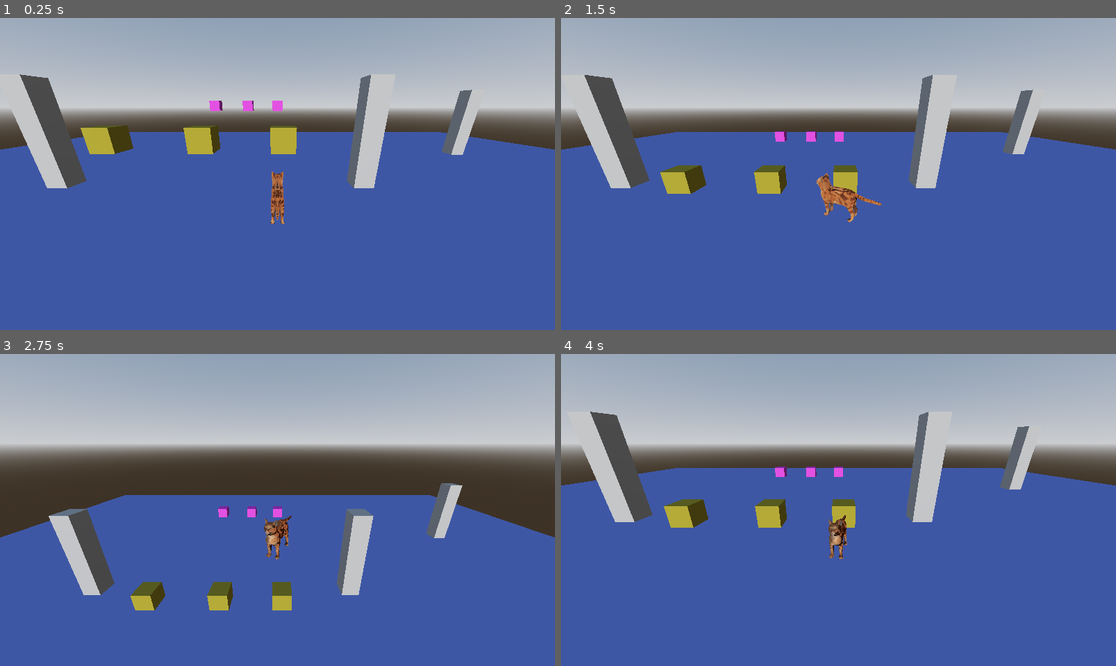
Above: before the commit, frames 1-4 (two rows, left to right).
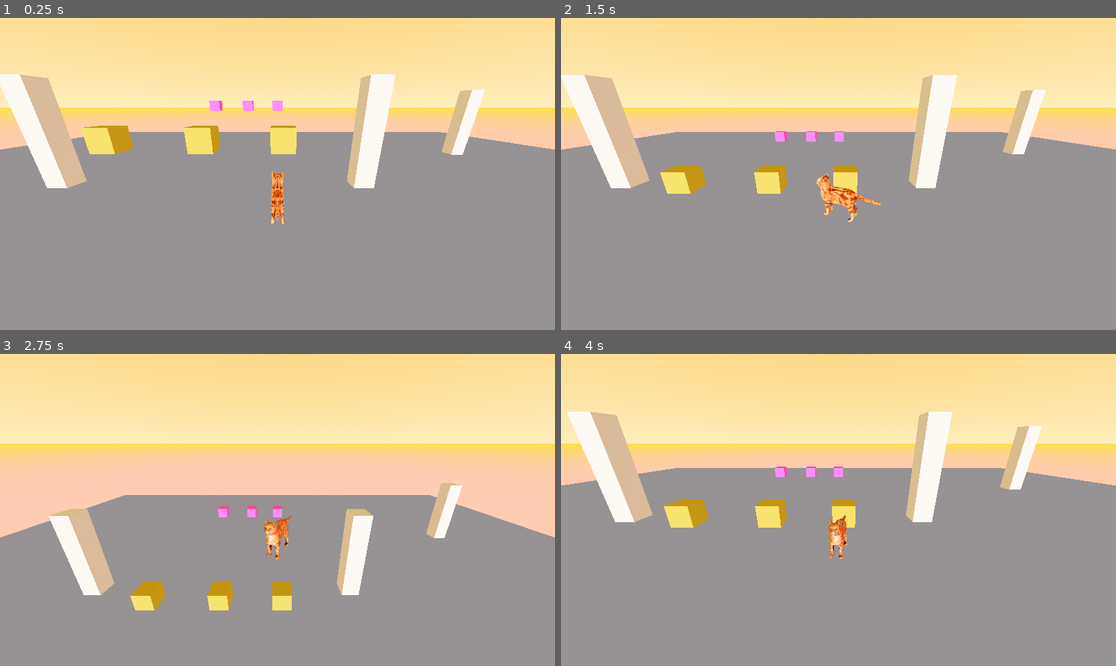
Above: after the commit, the same moments.

Repository: otsuki1153/Game-Jam-Base
Game: Godot game, scene res://Level Scenes/main.tscn
The game is run twice, just before and just after one commit, with the same random seed, the same clock (stepped at 60 frames per second) and the same inputs.
Inputs (mouse positions are in pixels of both pictures, inside the frame that each line leads up to):
- Up to frame 1 (0.25 s): no input
- Up to frame 2 (1.5 s): move the mouse to (866, 174) at 0.52 s; tap S (S) at 0.6 s; tap Enter at 1.25 s; move the mouse to (810, 174) at 1.27 s; tap A (A) at 1.35 s
- Up to frame 3 (2.75 s): tap S (S) at 1.55, 2.3 s; tap Space (Espaco) at 2 s; move the mouse to (288, 503) at 2.02 s; tap D (D) at 2.1 s
- Up to frame 4 (4 s): move the mouse to (832, 516) at 2.77 s; tap Space (Espaco) at 2.85 s; tap S (S) at 3.05, 3.8 s; move the mouse to (877, 513) at 3.52 s; click (877, 513) at 3.6 s

The runs differ from the first frame. In frame 1, 100% of the frame differs, in the area x 0-100%, y 0-100%; in frame 2, 100%; in frame 3, 100%; in frame 4, 100%.

Commit message:
fix(changed enviroment)

Diff:
--- a/treino-de-2.5-3d/Level Scenes/main.tscn
+++ b/treino-de-2.5-3d/Level Scenes/main.tscn
@@ -7,8 +7,10 @@
 [ext_resource type="PackedScene" uid="uid://cpxv6lglfc32k" path="res://TriggerEvents/enemy_spawner.tscn" id="5_uoob5"]
 
 [sub_resource type="ProceduralSkyMaterial" id="ProceduralSkyMaterial_8pmea"]
-sky_horizon_color = Color(0.66224277, 0.6717428, 0.6867428, 1)
-ground_horizon_color = Color(0.66224277, 0.6717428, 0.6867428, 1)
+sky_top_color = Color(0.7588305, 0.5193903, 0.25742564, 1)
+sky_horizon_color = Color(0.7899871, 0.64447325, 0.40454537, 1)
+ground_bottom_color = Color(0.84627604, 0.48320955, 0.4011715, 1)
+ground_horizon_color = Color(0.9148811, 0.58919287, 0.060902692, 1)
 
 [sub_resource type="Sky" id="Sky_8c7bq"]
 sky_material = SubResource("ProceduralSkyMaterial_8pmea")
@@ -16,7 +18,13 @@
 [sub_resource type="Environment" id="Environment_cyfsr"]
 background_mode = 2
 sky = SubResource("Sky_8c7bq")
-tonemap_mode = 2
+reflected_light_source = 2
+tonemap_mode = 3
+tonemap_exposure = 1.86
+tonemap_white = 16.0
+adjustment_enabled = true
+adjustment_contrast = 1.25
+adjustment_saturation = 0.92
 
 [node name="Main" type="Node3D" unique_id=727504047]
 transform = Transform3D(1, 0, 0, 0, 1, 0, 0, 0, 1, 0, -0.746703, 0)
